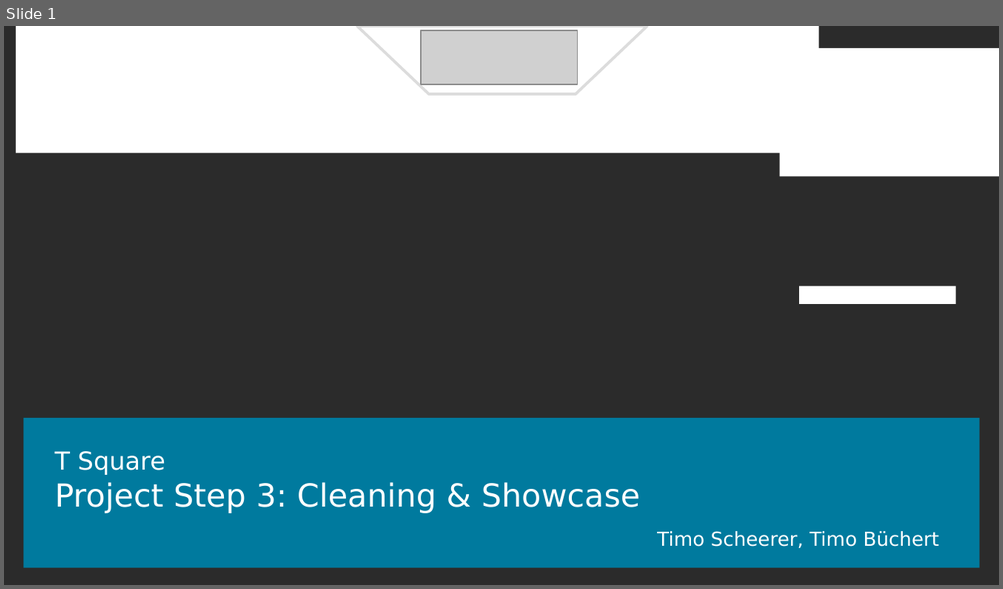
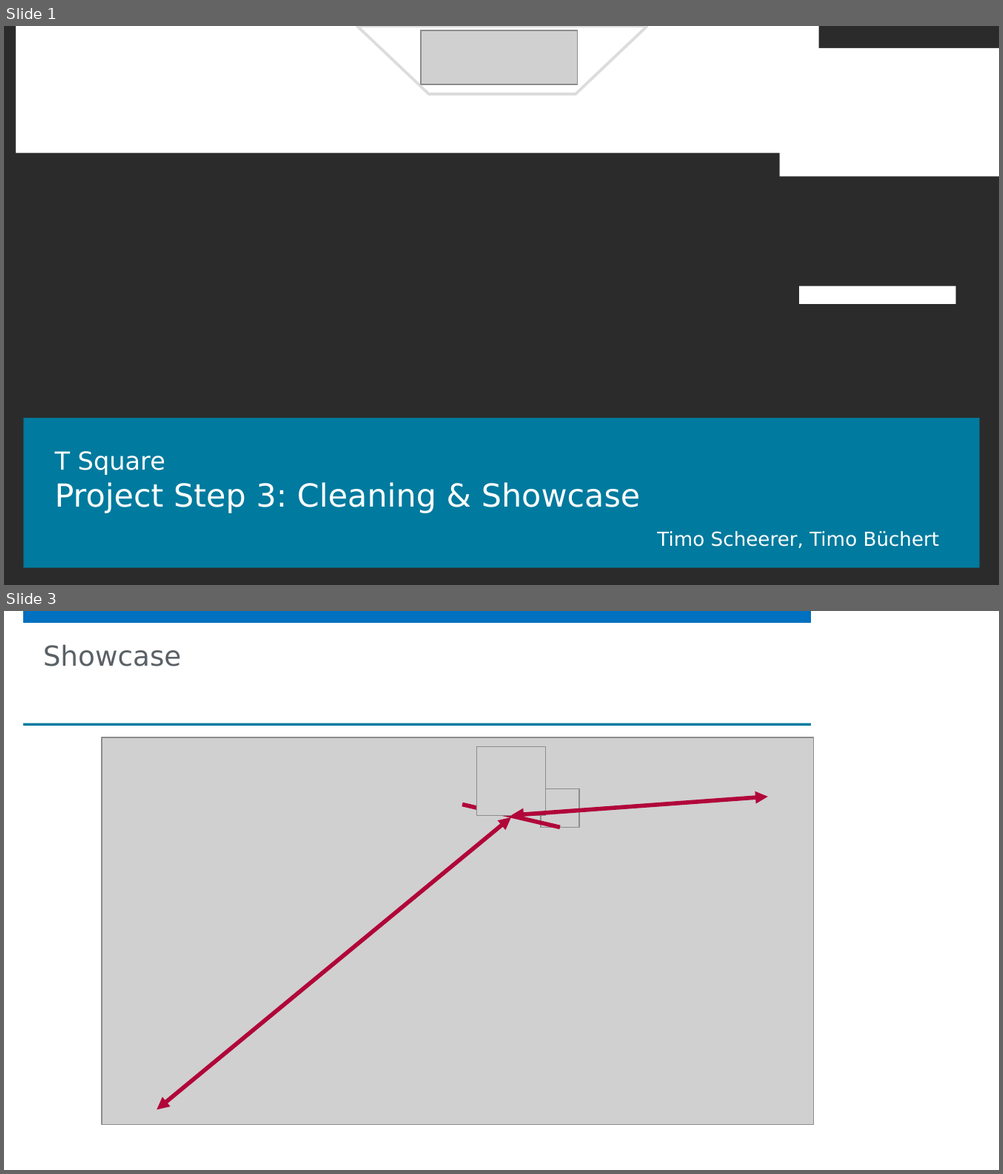
Before and after one commit to TimoBuechert/umr-data-integration-project, a slide deck: 3_cleaning/T_Square_Cleaning_Showcase_Slides.pptx. Shown one above the other, each under a label of ours: slide 1 before the commit, slides 1 and 3 after it; the slides between them are not shown. The pictures are 1003x589 and 1003x1174 pixels, drawn with LibreOffice and Linux fonts; fonts in the diff are those of the drawing; grey boxes stand for pictures; background and template pictures are left out; a plain dark background stands for a picture behind light text. Boxes give left, top, right and bottom in pixels: in the first picture for what was removed or moved away, otherwise in the second. Text is boxed around its words. In the diff, an @@ line names an element or a change of style, - is before the commit and + after.

```diff
--- a/3_cleaning/T_Square_Cleaning_Showcase_Slides.pptx
+++ b/3_cleaning/T_Square_Cleaning_Showcase_Slides.pptx
@@ slide 3 added at [4, 611, 999, 1170], background #FFFFFF; not listed: 2 template elements that a slide beside it also shows @@
@@ title added at [43, 644, 182, 667], 20 pt, text #5A6166 @@
+Showcase
@@ rectangle added at [831, 706, 987, 723], fill #FFFFFF @@
@@ rectangle added at [23, 723, 811, 726], fill #007A9E @@
@@ picture added at [102, 738, 813, 1125] @@
@@ picture added at [476, 746, 545, 815] @@
@@ line added from (560, 828) to (463, 805), #B1063A 3 pt @@
@@ double arrow added from (511, 816) to (768, 797), #B1063A 3 pt @@
@@ picture added at [540, 789, 579, 828] @@
@@ double arrow added from (511, 818) to (157, 1111), #B1063A 3 pt @@
```
Also in this commit, not shown: 1 slide changed, 1 other slide added, 2 slides removed, 1 other file.
